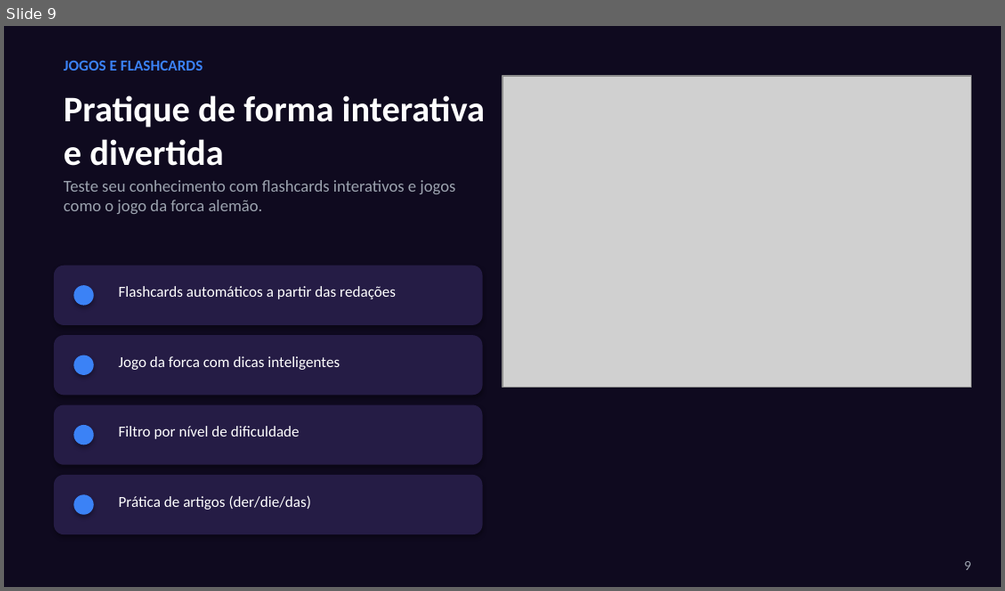
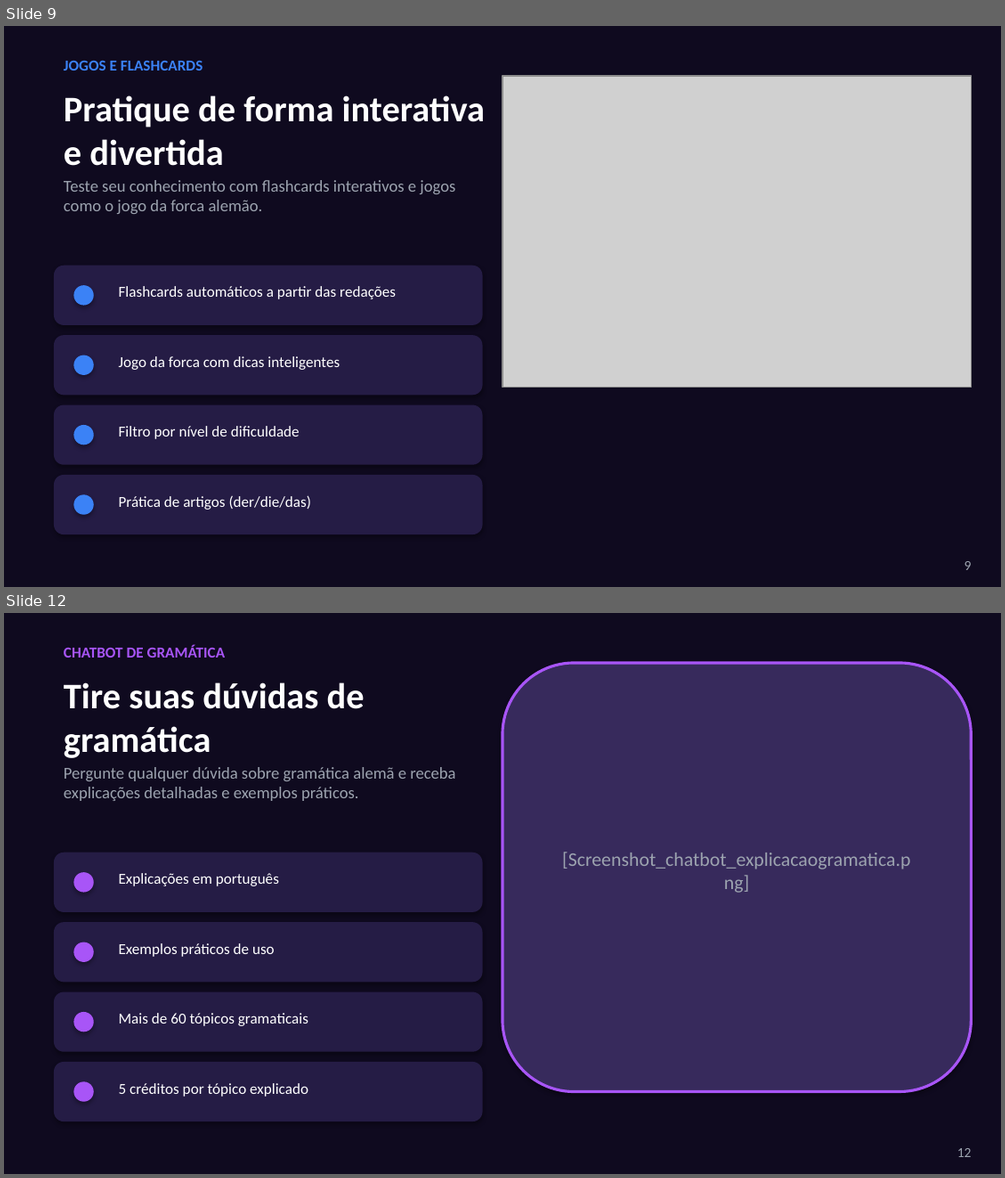
Before and after one commit to ImmoNeural/Correctmemycleverbot, a slide deck: CorrectMe_Apresentacao.pptx. Shown one above the other, each under a label of ours: slide 9 before the commit, slides 9 and 12 after it; the slides between them are not shown. The pictures are 1005x591 and 1005x1178 pixels, drawn with LibreOffice and Linux fonts; fonts in the diff are those of the drawing; grey boxes stand for pictures. Boxes give left, top, right and bottom in pixels: in the first picture for what was removed or moved away, otherwise in the second. Text is boxed around its words. In the diff, an @@ line names an element or a change of style, - is before the commit and + after.

```diff
--- a/CorrectMe_Apresentacao.pptx
+++ b/CorrectMe_Apresentacao.pptx
@@ slide 12 added at [4,613,1001,1174], background #FFFFFF @@
@@ rectangle added at [4,613,1001,1173], fill #0F0A1F @@
@@ text added at [64,645,226,657], 11 pt, text #A855F7, bold @@
+CHATBOT DE GRAMÁTICA
@@ rounded rectangle added at [502,663,971,1092], fill #372A5C, outline #A855F7 2 pt @@
@@ text added at [64,682,364,758], 26 pt, text #FFFFFF, bold @@
+Tire suas dúvidas de gramática
@@ text added at [64,767,455,801], 12 pt, text #9CA3AF @@
+Pergunte qualquer dúvida sobre gramática alemã e receba explicações detalhadas e exemplos práticos.
@@ rounded rectangle added at [54,852,483,912], fill #251C45 @@
@@ text added at [562,852,910,869], 14 pt, text #9CA3AF @@
+[Screenshot_chatbot_explicacaogramatica.png]
@@ ellipse added at [73,872,94,892], fill #A855F7 @@
@@ text added at [119,873,279,886], 11 pt, text #FFFFFF @@
+Explicações em português
@@ rounded rectangle added at [54,922,483,981], fill #251C45 @@
@@ ellipse added at [73,942,94,962], fill #A855F7 @@
@@ text added at [119,943,275,957], 11 pt, text #FFFFFF @@
+Exemplos práticos de uso
@@ rounded rectangle added at [54,992,483,1052], fill #251C45 @@
@@ ellipse added at [73,1012,94,1031], fill #A855F7 @@
@@ text added at [119,1013,308,1026], 11 pt, text #FFFFFF @@
+Mais de 60 tópicos gramaticais
@@ rounded rectangle added at [54,1062,483,1121], fill #251C45 @@
@@ ellipse added at [73,1081,94,1102], fill #A855F7 @@
@@ text added at [119,1083,308,1096], 11 pt, text #FFFFFF @@
+5 créditos por tópico explicado
@@ text added at [957,1148,971,1157], 10 pt, text #9CA3AF @@
+12
```
Also in this commit, not shown: 7 slides changed, 1 other slide added, 2 other files.
